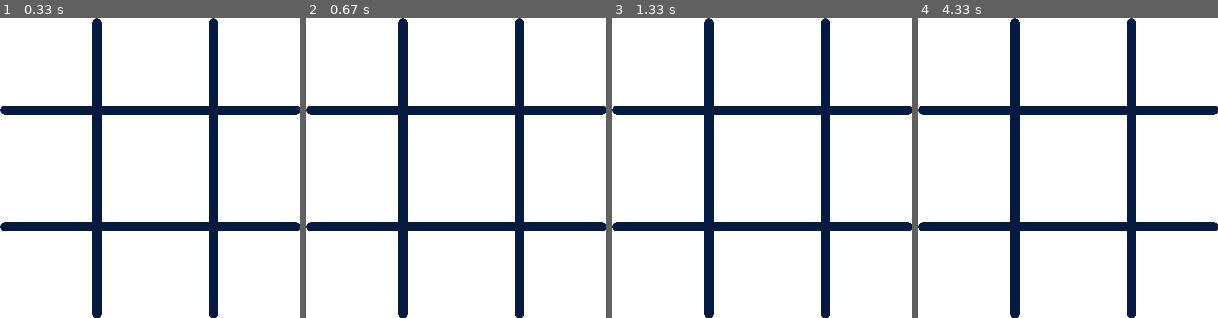
Above: before the commit, frames 1-4 (left to right).
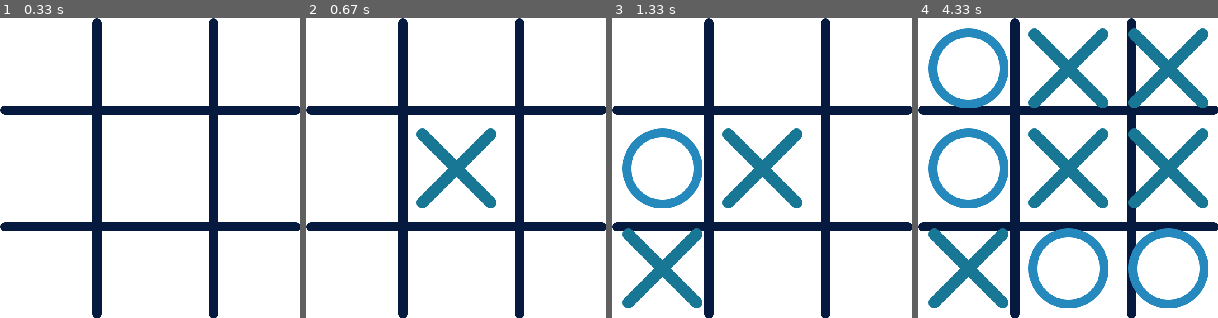
Above: after the commit, the same moments.

Repository: JanKurdila/pygame_tic_tac_toe
Game: pygame game, started from main.py
The game is run twice, just before and just after one commit, with the same random seed, the same clock (stepped at 60 frames per second) and the same inputs.
Inputs (mouse positions are in pixels of both pictures, inside the frame that each line leads up to):
- Up to frame 1 (0.33 s): no input
- Up to frame 2 (0.67 s): click (456, 168) at 0.38 s
- Up to frame 3 (1.33 s): click (690, 171) at 0.72 s; click (669, 237) at 1.05 s
- Up to frame 4 (4.33 s): click (1176, 273) at 1.38 s; click (1074, 66) at 1.72 s; click (1053, 246) at 2.05 s; click (1146, 216) at 2.38 s; click (954, 102) at 3.22 s; click (1131, 114) at 4.05 s

Frame 1 is identical in both runs. In frame 2, 2.7% of the frame differs, in the area x 36-64%, y 36-64%; in frame 3, 7.6%; in frame 4, 22%, in the area x 3-97%, y 3-97%.

Commit message:
2) detekcia na kliknutie myšou a umiestňovanie znakov na dosku

Diff:
--- a/Config/config.py
+++ b/Config/config.py
@@ -1,3 +1,7 @@
 import pygame
 
 ROZLISENIE = (300, 300)
+
+POZADIE = pygame.Color(255, 255, 255)
+
+FPS = 30
--- a/main.py
+++ b/main.py
@@ -13,14 +13,22 @@
     o_img = pygame.transform.scale(o_img, (80, 80))
     board_img = pygame.transform.scale(board_img, config.ROZLISENIE)
 
-
     # Vyplnenie pozadia
-    window.fill((255, 255, 255))  # Biele pozadie
+    window.fill(config.POZADIE)  # Biele pozadie
 
     # Zobrazenie hracej dosky
     window.blit(board_img, (0, 0))
 
-    return x_img, o_img
+    return x_img, o_img, board_img
+
+def draw_figures(window, board, x_img, o_img):
+    "Interakcia s používateľom - detekcia na kliknutie myšou a umiestňovanie znakov na dosku"
+    for row in range(3):
+        for col in range(3):
+            if board[row][col] == 'X':
+                window.blit(x_img, (col * 100 + 10, row * 100 + 10))
+            elif board[row][col] == 'O':
+                window.blit(o_img, (col * 100 + 10, row * 100 + 10))
 
 if __name__ == "__main__":
     pygame.init()
@@ -28,7 +36,14 @@
     pygame.display.set_caption("Piškvorky")
 
     # Nastavenie hry
-    x_img, o_img = setup_game(window)
+    x_img, o_img, board_img = setup_game(window)
+
+    # Inicializácia hracej dosky
+    board = [[None]*3 for _ in range(3)]
+    to_move = 'X'
+
+    # Inicializácia Clock
+    clock = pygame.time.Clock()
 
     while True:
         # Ak vypnem okno, musím vypnuť pygame
@@ -37,4 +52,24 @@
                 pygame.quit() # Vypnutie pygamu
                 sys.exit() # Vypnutie celého programu
 
+            if event.type == pygame.MOUSEBUTTONDOWN:
+                mouseX, mouseY = event.pos
+                clicked_row = mouseY // 100
+                clicked_col = mouseX // 100
+
+                if board[clicked_row][clicked_col] is None:
+                    board[clicked_row][clicked_col] = to_move
+                    to_move = 'O' if to_move == 'X' else 'X'
+
+        # Vyplnenie pozadia a zobrazenie hracej dosky
+        window.fill(config.POZADIE)
+        window.blit(board_img, (0, 0))
+
+        # Vykreslenie X a O
+        draw_figures(window, board, x_img, o_img)
+
+        # Aktualizácia obrazovky
         pygame.display.update()
+
+        # Obmedzenie snímkovej frekvencie
+        clock.tick(config.FPS)
